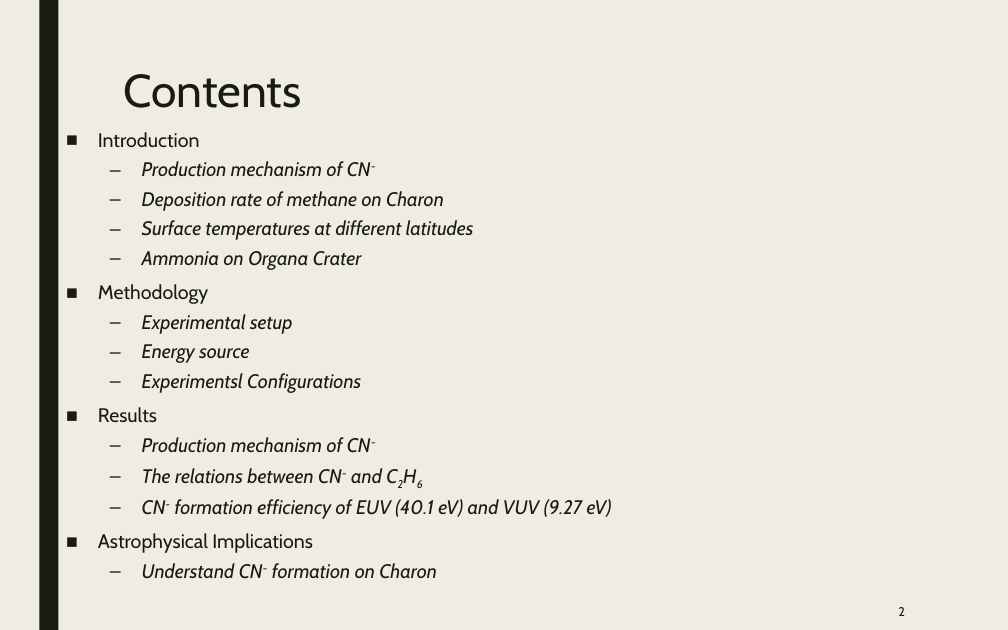
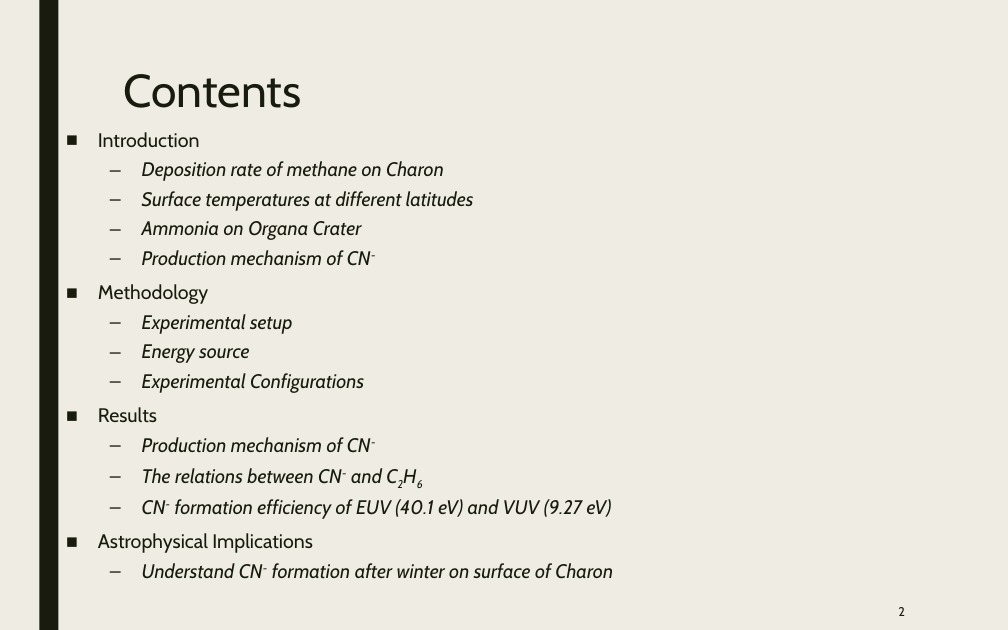
Before and after one commit to samuello1228/lily, a slide deck: slide 2 of doc/VUV and EUV irradiation of CH4 + NH3.pptx. Drawn at 1008x630 pixels with LibreOffice and Linux fonts; fonts in the diff are those of the drawing. Boxes give left, top, right and bottom in pixels: in the first picture for what was removed or moved away, otherwise in the second. Text is boxed around its words. In the diff, an @@ line names an element or a change of style, - is before the commit and + after.

```diff
--- a/doc/VUV and EUV irradiation of CH4 + NH3.pptx
+++ b/doc/VUV and EUV irradiation of CH4 + NH3.pptx
@@ text at <box>142,161,371,177</box>: paragraph removed @@
-  – Production mechanism of CN-
@@ text at <box>142,250,371,266</box>: paragraph added @@
+  – Production mechanism of CN-
@@ text at <box>142,373,364,393</box>: text changed @@
-  – Experimentsl Configurations
+  – Experimental Configurations
@@ text at <box>142,563,613,579</box>: text changed @@
-  – Understand CN- formation on Charon
+  – Understand CN- formation after winter on surface of Charon
```
Also in this commit, not shown: 8 other slides changed, 1 slide added, 1 slide removed.
